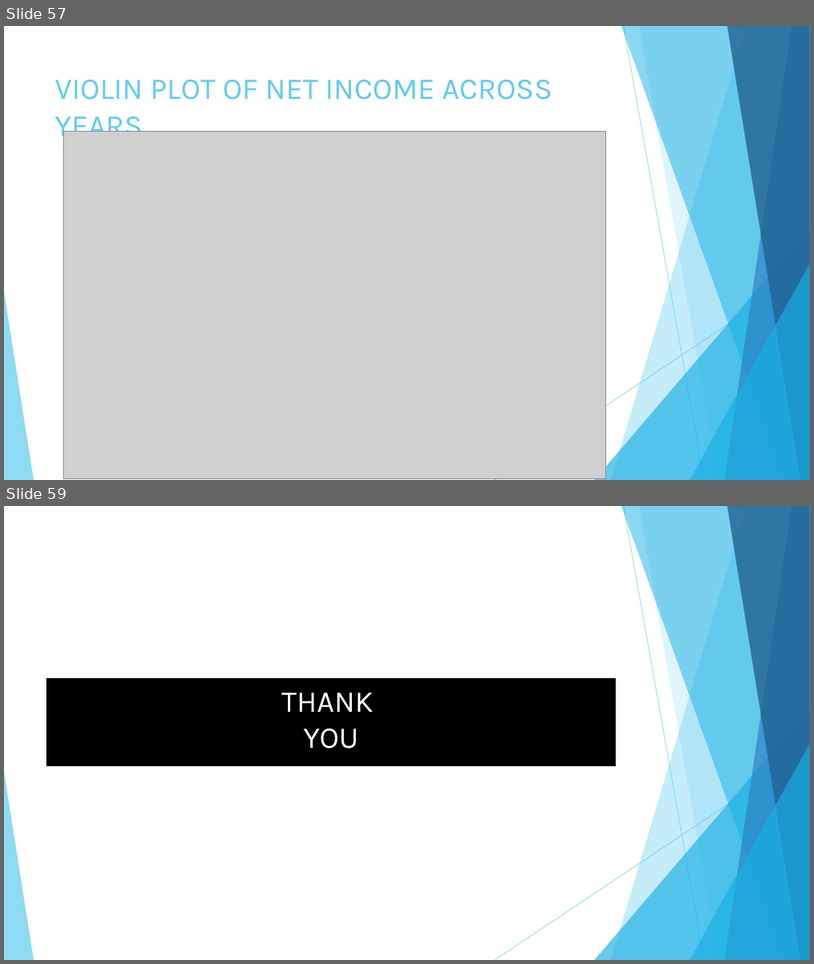
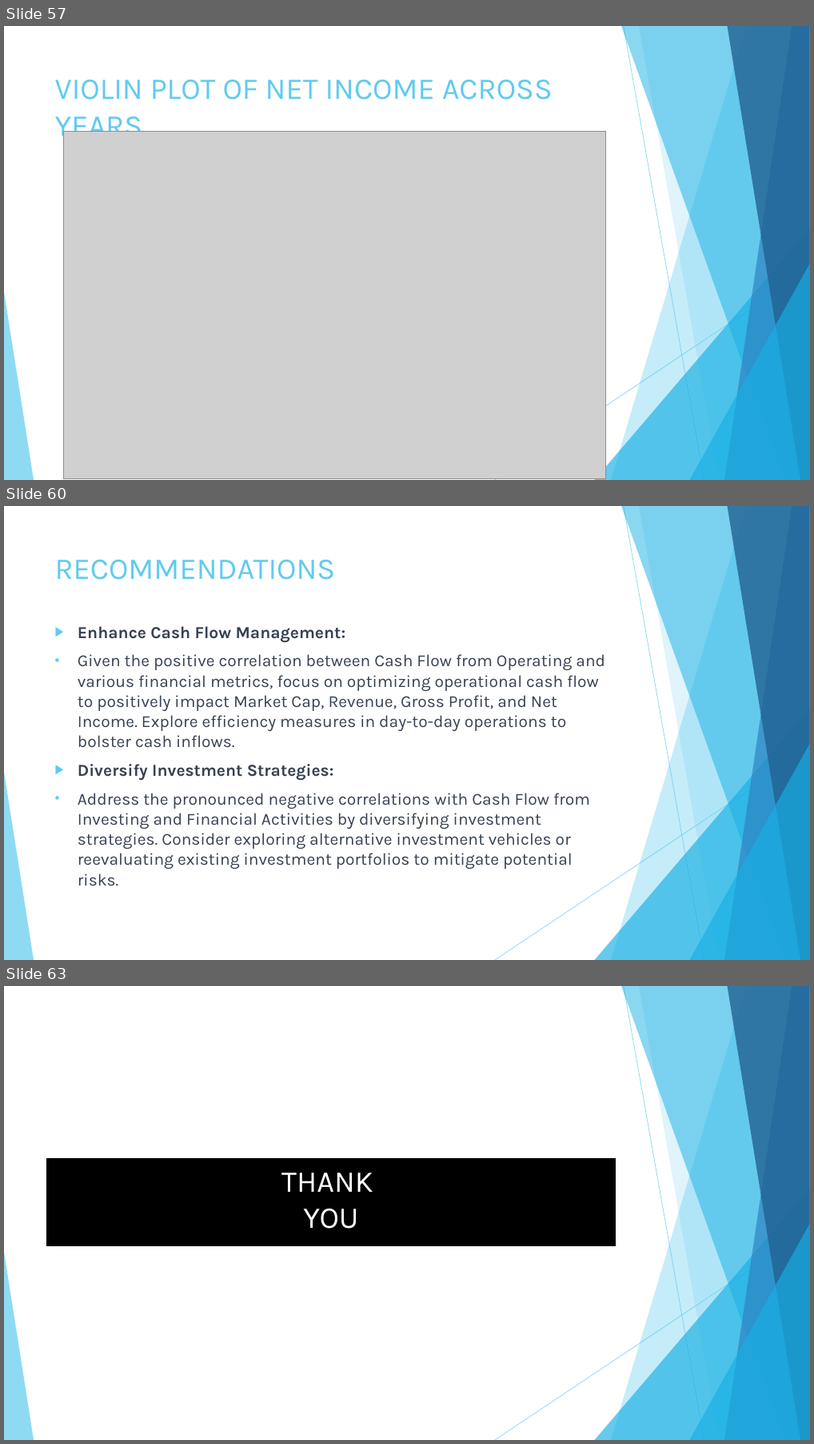
Before and after one commit to chogevic/dsc-dvp-project02, a slide deck: Data Visualization for Financial Statements.pptx. Shown one above the other, each under a label of ours: slides 57 and 59 before the commit, slides 57, 60 and 63 after it; the slides between them are not shown. The pictures are 814x964 and 814x1444 pixels, drawn with LibreOffice and Linux fonts; fonts in the diff are those of the drawing; grey boxes stand for pictures. Boxes give left, top, right and bottom in pixels: in the first picture for what was removed or moved away, otherwise in the second. Text is boxed around its words. In the diff, an @@ line names an element or a change of style, - is before the commit and + after.

```diff
--- a/Data Visualization for Financial Statements.pptx
+++ b/Data Visualization for Financial Statements.pptx
@@ slide 60 added at [4, 506, 810, 960], background #FFFFFF; not listed: 10 template elements that a slide beside it also shows @@
@@ title added at [55, 560, 336, 580], 36 pt, text #5FCBEF @@
+RECOMMENDATIONS
@@ text added at [78, 626, 606, 886], 20 pt, text #374151 @@
+▶ Enhance Cash Flow Management:
+• Given the positive correlation between Cash Flow from Operating and various financial metrics, focus on optimizing operational cash flow to positively impact Market Cap, Revenue, Gross Profit, and Net Income. Explore efficiency measures in day-to-day operations to bolster cash inflows.
+▶ Diversify Investment Strategies:
+• Address the pronounced negative correlations with Cash Flow from Investing and Financial Activities by diversifying investment strategies. Consider exploring alternative investment vehicles or reevaluating existing investment portfolios to mitigate potential risks.
@@ what was slide 59 is now slide 63 @@
```
Also in this commit, not shown: 1 slide changed, 3 other slides added.
